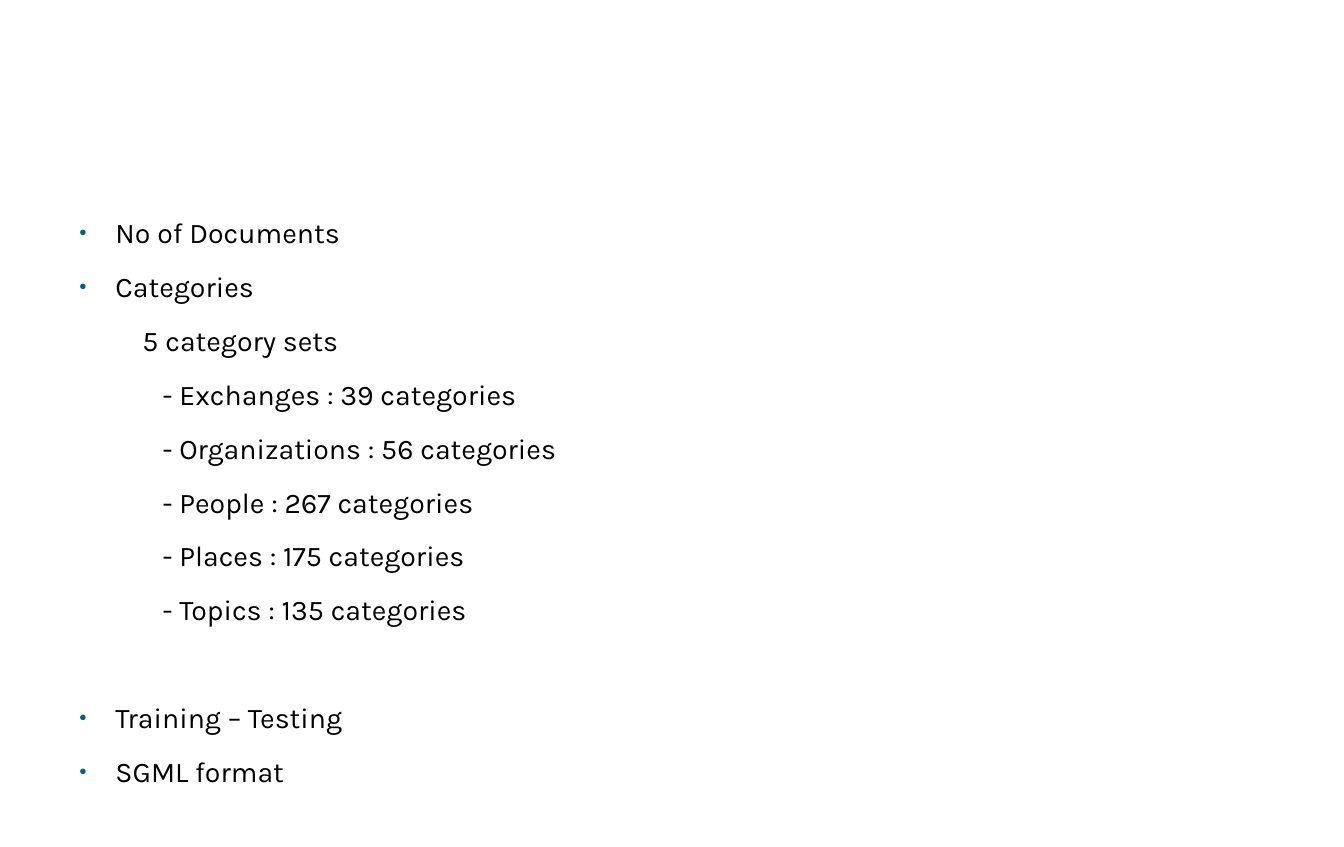
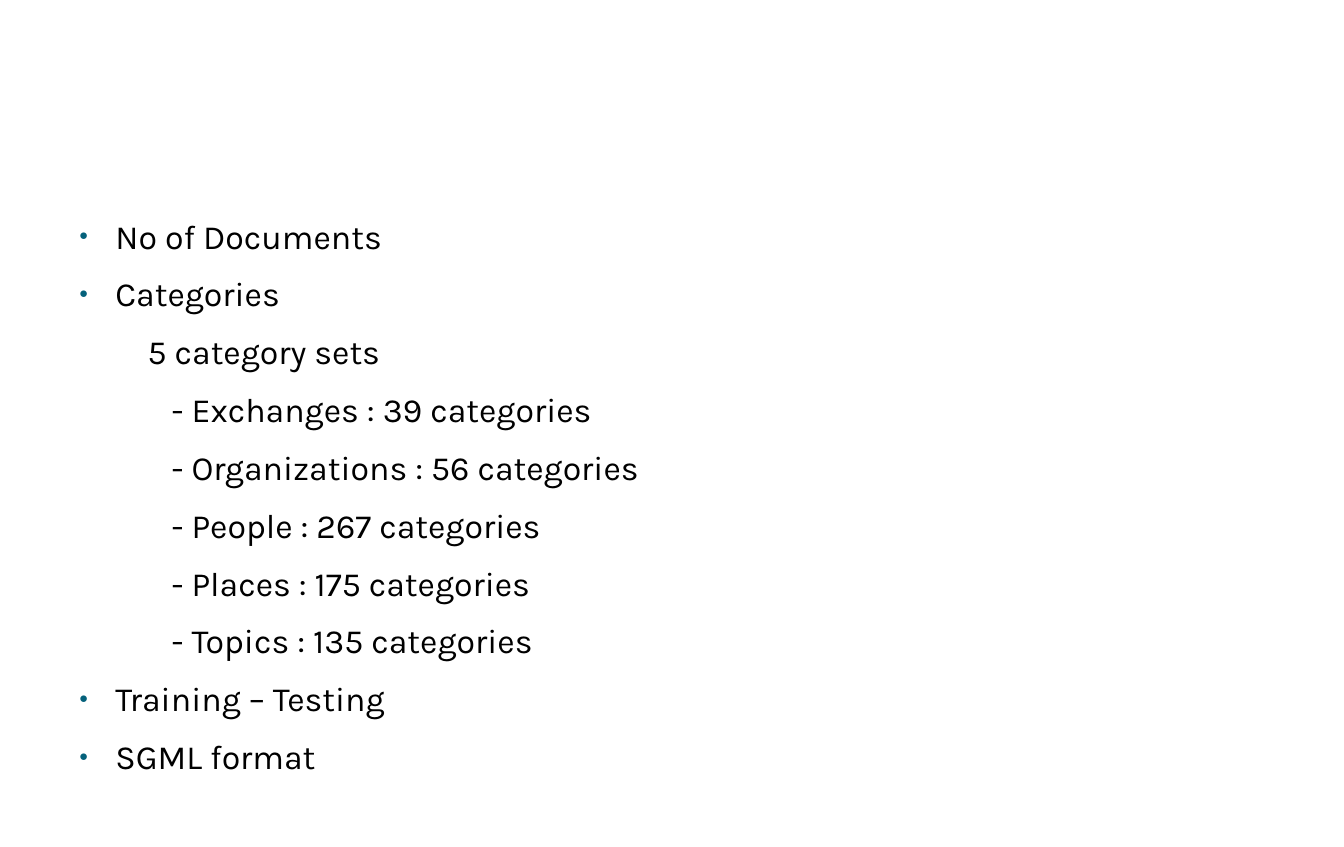
Before and after one commit to 20188202010/SMAI, a slide deck: slide 5 of CategoryRanking_23.odp (slide 4 before the commit). Drawn at 1344x847 pixels with LibreOffice and Linux fonts; fonts in the diff are those of the drawing; background and template pictures are left out. Boxes give left, top, right and bottom in pixels: in the first picture for what was removed or moved away, otherwise in the second. Text is boxed around its words. In the diff, an @@ line names an element or a change of style, - is before the commit and + after.

```diff
--- a/CategoryRanking_23.odp
+++ b/CategoryRanking_23.odp
@@ text "No of Documents" at (115, 225, 639, 720): size 20 to 23.8 pt; less space between paragraphs @@
```
Also in this commit, not shown: 3 other slides changed, 21 slides added, 8 slides removed, 1 other file.
